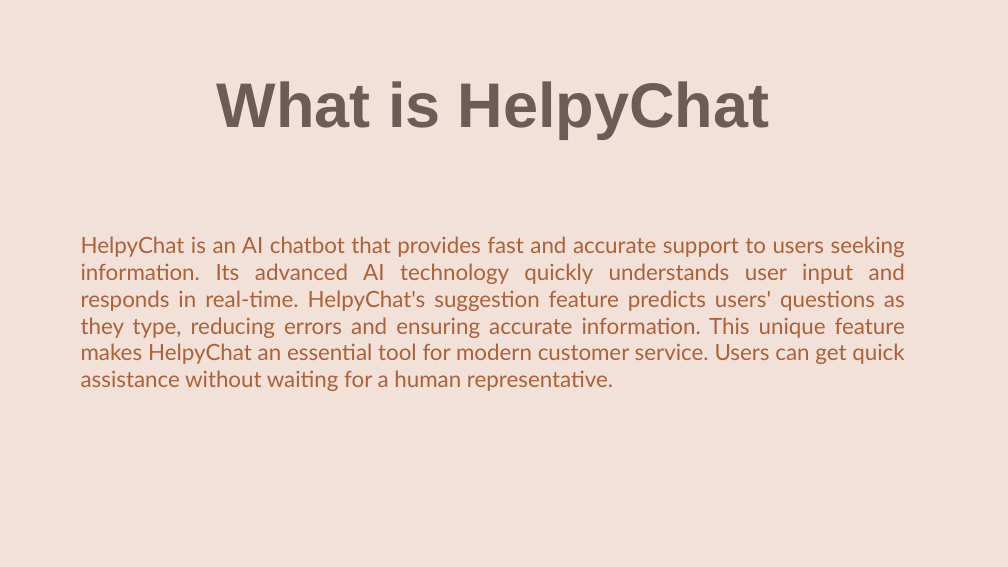
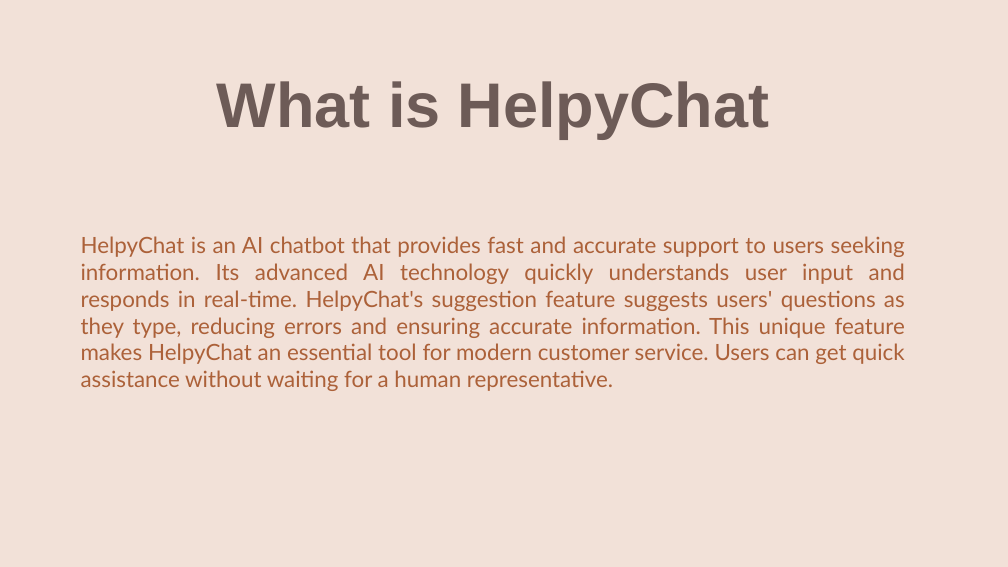
Before and after one commit to luckyverma09/HelpyChatProject, a slide deck: slide 3 of HelpyChat.pptx. Drawn at 1008x567 pixels with LibreOffice and Linux fonts; fonts in the diff are those of the drawing; background and template pictures are left out. Boxes give left, top, right and bottom in pixels: in the first picture for what was removed or moved away, otherwise in the second. Text is boxed around its words. In the diff, an @@ line names an element or a change of style, - is before the commit and + after.

```diff
--- a/HelpyChat.pptx
+++ b/HelpyChat.pptx
@@ subtitle at [81, 236, 905, 391]: text changed @@
-HelpyChat is an AI chatbot that provides fast and accurate support to users seeking information. Its advanced AI technology quickly understands user input and responds in real-time. HelpyChat's suggestion feature predicts users' questions as they type, reducing errors and ensuring accurate information. This unique feature makes HelpyChat an essential tool for modern customer service. Users can get quick assistance without waiting for a human representative.
+HelpyChat is an AI chatbot that provides fast and accurate support to users seeking information. Its advanced AI technology quickly understands user input and responds in real-time. HelpyChat's suggestion feature suggests users' questions as they type, reducing errors and ensuring accurate information. This unique feature makes HelpyChat an essential tool for modern customer service. Users can get quick assistance without waiting for a human representative.
```
Also in this commit, not shown: 4 other slides changed, 5 other files.
